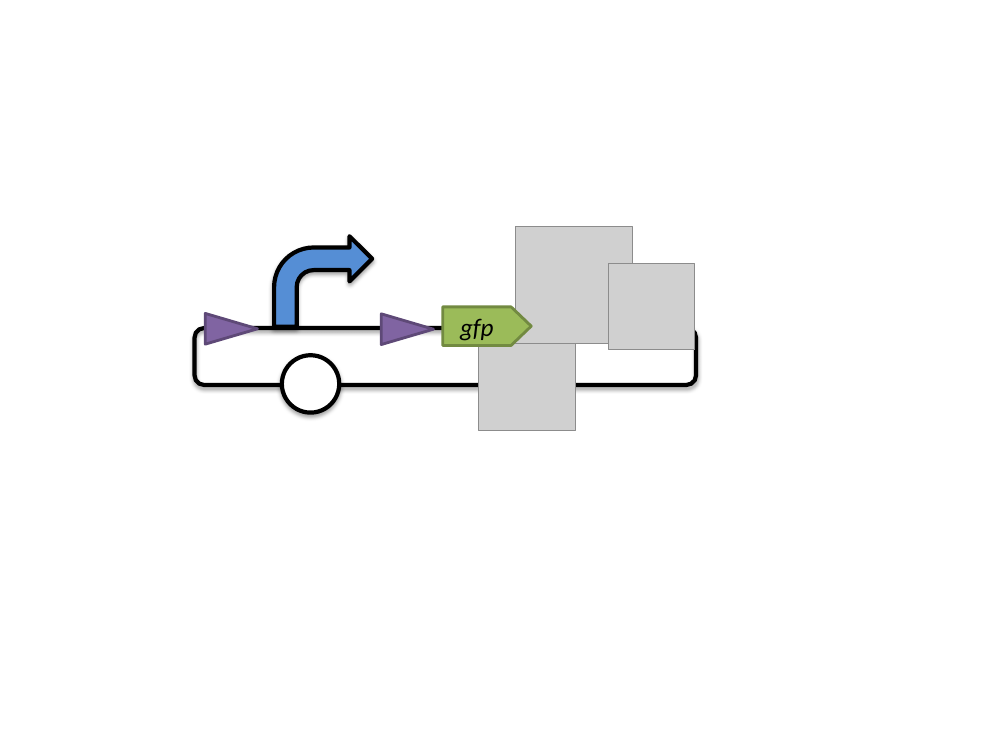
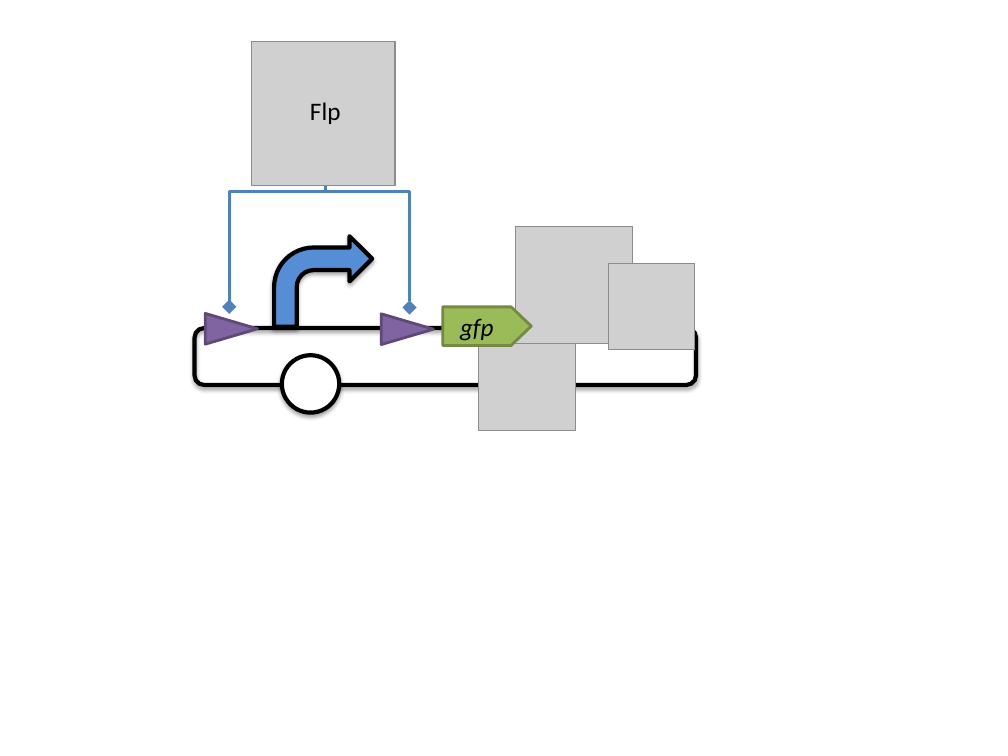
Before and after one commit to SynBioDex/SBOL-visual, a slide deck: slide 11 of specification/imgsrc/examples.pptx. Drawn at 1008x756 pixels with LibreOffice and Linux fonts; fonts in the diff are those of the drawing; grey boxes stand for pictures. Boxes give left, top, right and bottom in pixels: in the first picture for what was removed or moved away, otherwise in the second. Text is boxed around its words. In the diff, an @@ line names an element or a change of style, - is before the commit and + after.

```diff
--- a/specification/imgsrc/examples.pptx
+++ b/specification/imgsrc/examples.pptx
@@ picture added at (251,41,395,185) @@
@@ text added at (310,102,341,124), 18 pt, text #000000 @@
+Flp
@@ elbow arrow added from (326, 140) to (229, 306), #4F81BD 2 pt @@
@@ elbow arrow added from (326, 140) to (409, 307), #4F81BD 2 pt @@
```
Also in this commit, not shown: 3 other slides changed, 2 slides added, 19 other files.
